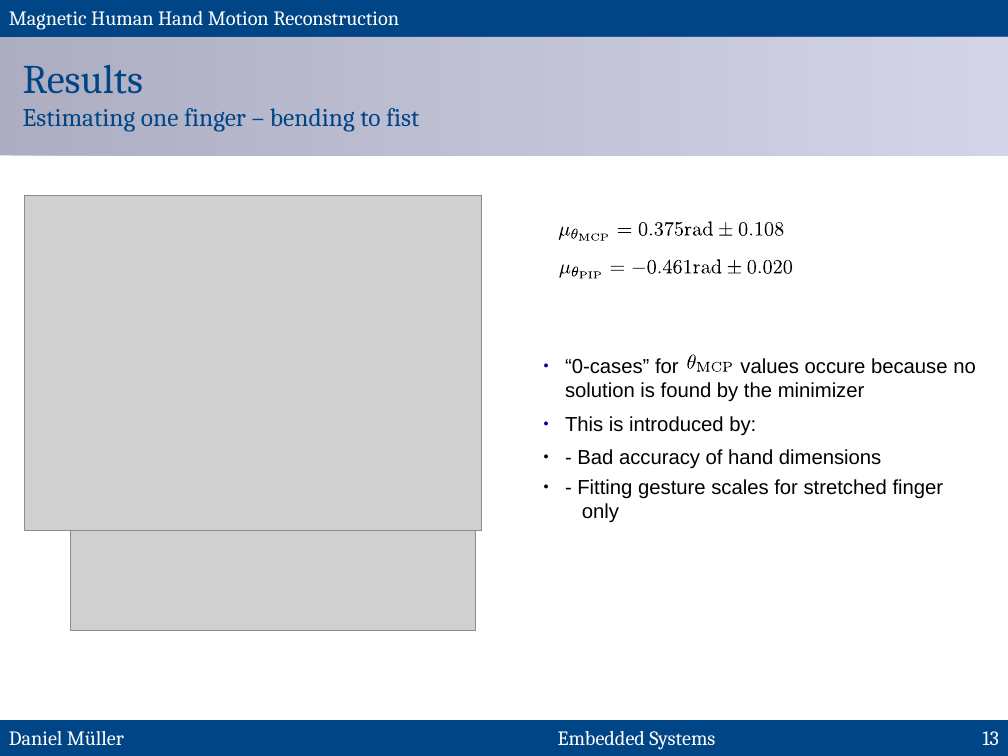
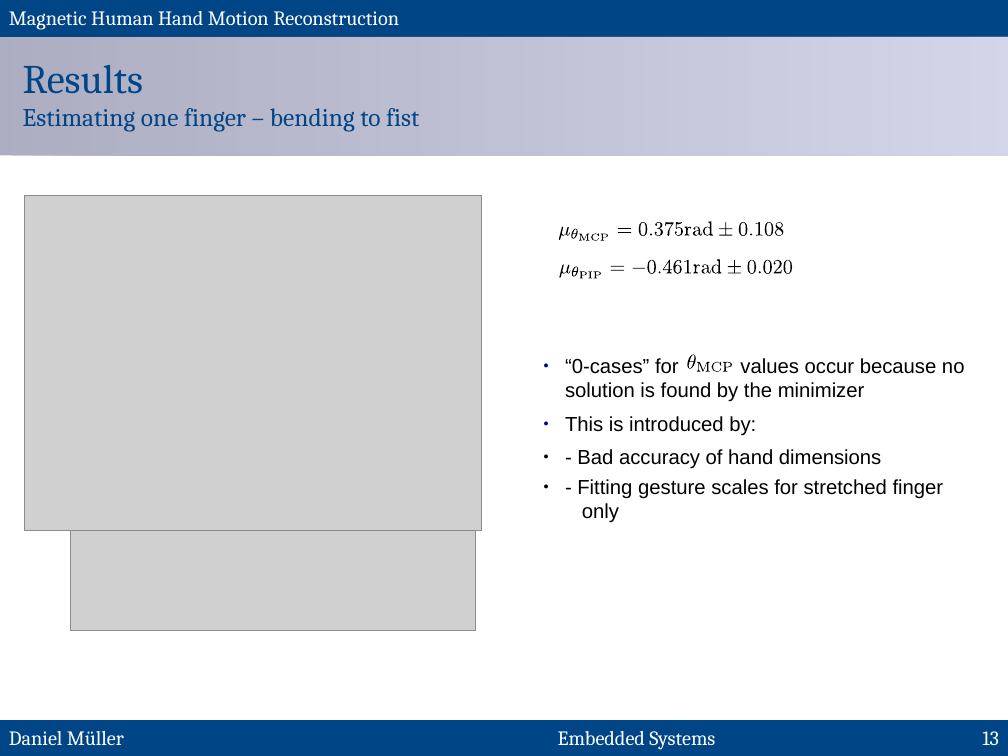
Before and after one commit to MuellerDaniel/SensGlove, a slide deck: slide 13 of praes/preasi.odp. Drawn at 1008x756 pixels with LibreOffice and Linux fonts; fonts in the diff are those of the drawing; grey boxes stand for pictures. Boxes give left, top, right and bottom in pixels: in the first picture for what was removed or moved away, otherwise in the second. Text is boxed around its words. In the diff, an @@ line names an element or a change of style, - is before the commit and + after.

```diff
--- a/praes/preasi.odp
+++ b/praes/preasi.odp
@@ text at [565,358,965,402]: text changed @@
-● “0-cases” for values occure because no solution is found by the minimizer
+● “0-cases” for values occur because no solution is found by the minimizer
```
Also in this commit, not shown: 15 other slides changed.
